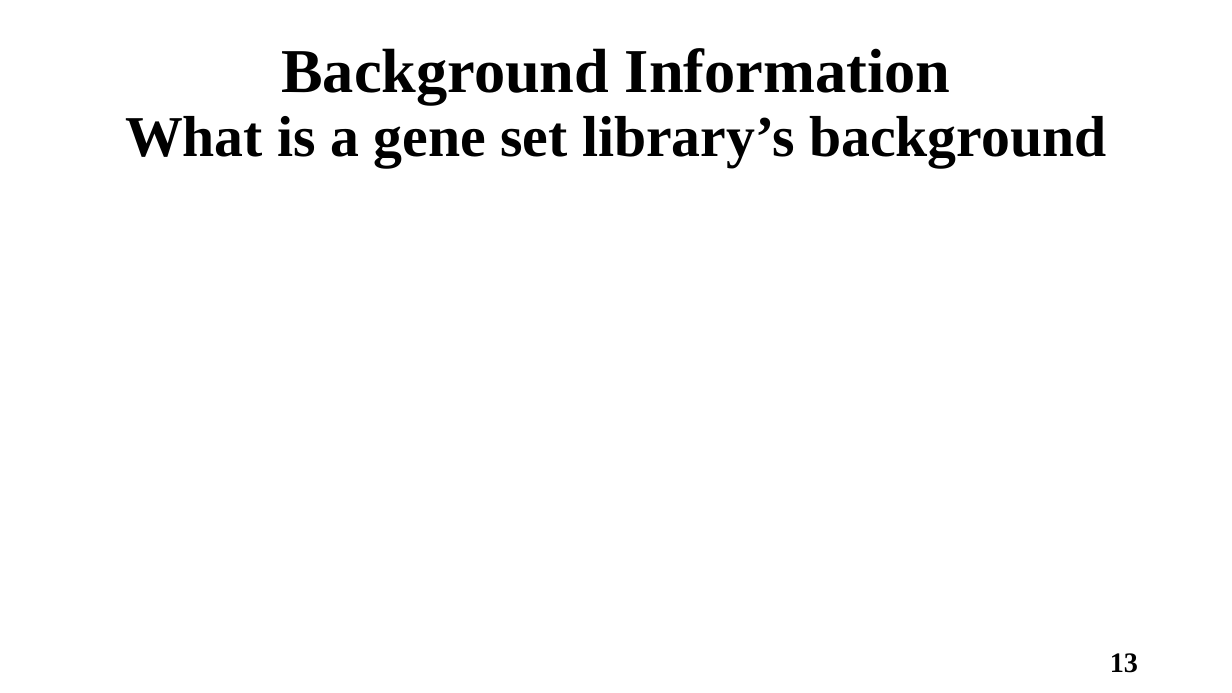
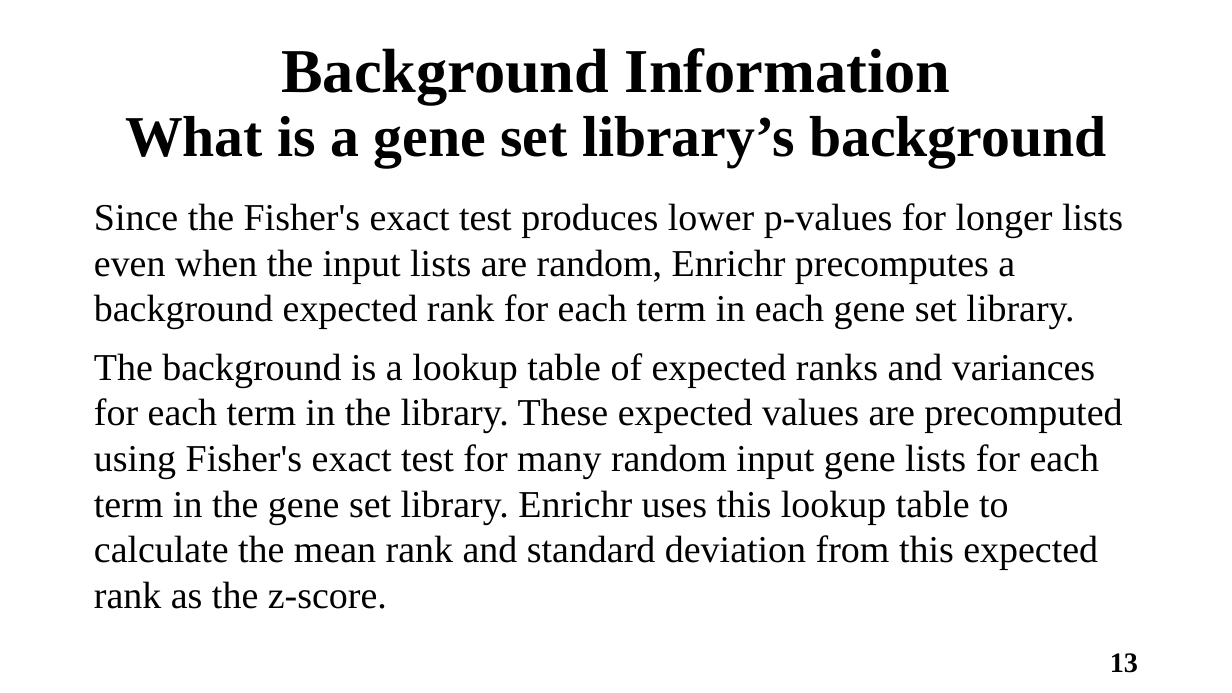
Before and after one commit to Joseph-Lang/Python-Machine-Learning, a slide deck: slide 13 of GeneSetEnrichAnalysis_1102/JournalClub_GSEA1101.pptx. Drawn at 1232x693 pixels with LibreOffice and Linux fonts; fonts in the diff are those of the drawing. Boxes give left, top, right and bottom in pixels: in the first picture for what was removed or moved away, otherwise in the second. Text is boxed around its words. In the diff, an @@ line names an element or a change of style, - is before the commit and + after.

```diff
--- a/GeneSetEnrichAnalysis_1102/JournalClub_GSEA1101.pptx
+++ b/GeneSetEnrichAnalysis_1102/JournalClub_GSEA1101.pptx
@@ text added at [94,203,1123,609], 29.6 pt, text #000000 @@
+Since the Fisher's exact test produces lower p-values for longer lists even when the input lists are random, Enrichr precomputes a background expected rank for each term in each gene set library.
+The background is a lookup table of expected ranks and variances for each term in the library. These expected values are precomputed using Fisher's exact test for many random input gene lists for each term in the gene set library. Enrichr uses this lookup table to calculate the mean rank and standard deviation from this expected rank as the z-score.
```
Also in this commit, not shown: 4 other slides changed, 1 slide added, 1 slide removed, 1 other file.
